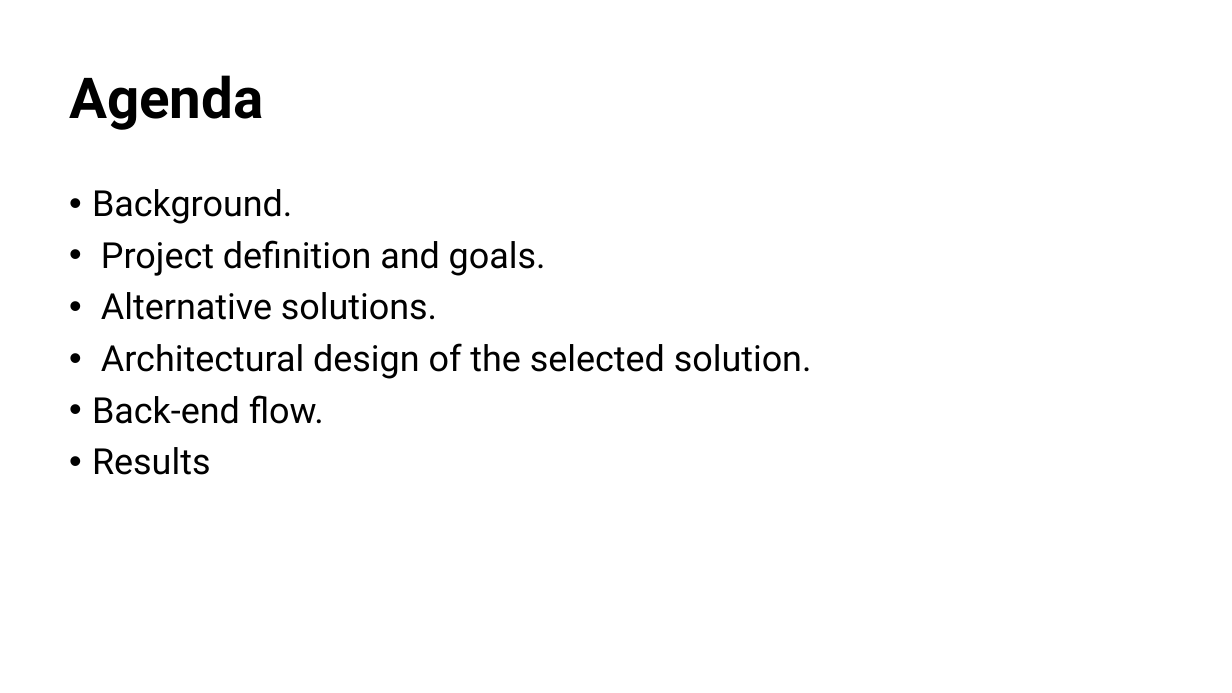
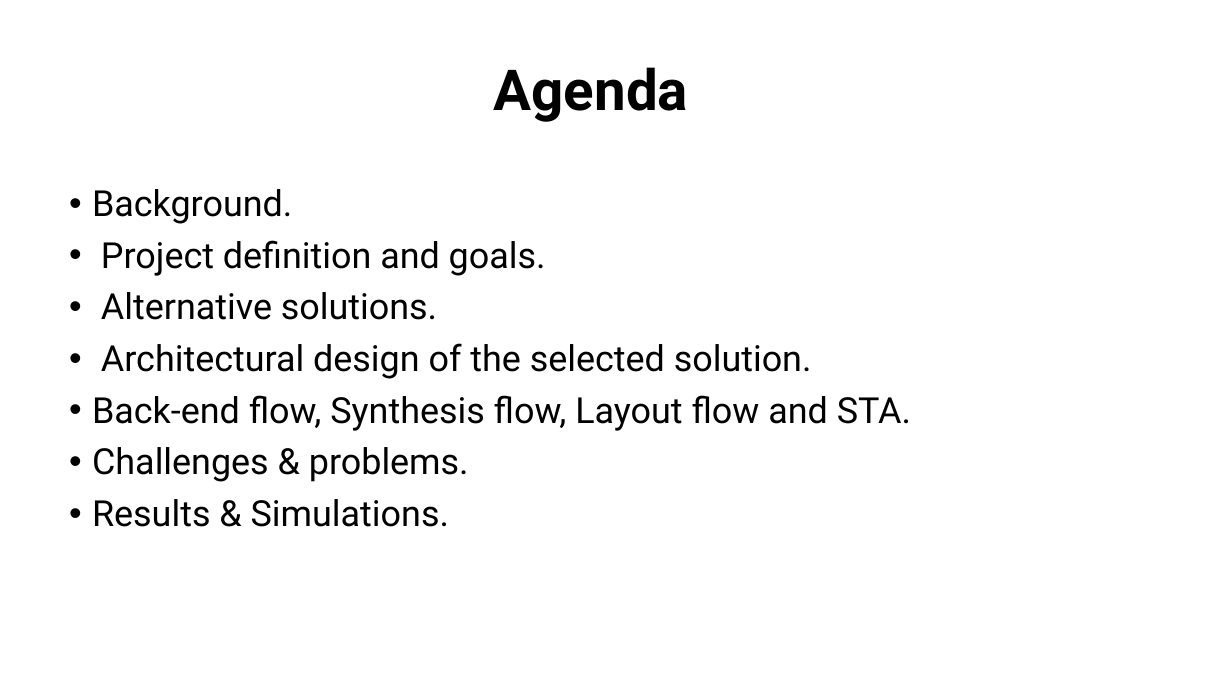
Before and after one commit to muhammad0bi/044169_project_B, a slide deck: slide 2 of Presintaions and Reports/Final presentaion VLSI project 7880.pptx. Drawn at 1232x693 pixels with LibreOffice and Linux fonts; fonts in the diff are those of the drawing. Boxes give left, top, right and bottom in pixels: in the first picture for what was removed or moved away, otherwise in the second. Text is boxed around its words. In the diff, an @@ line names an element or a change of style, - is before the commit and + after.

```diff
--- a/Presintaions and Reports/Final presentaion VLSI project 7880.pptx
+++ b/Presintaions and Reports/Final presentaion VLSI project 7880.pptx
@@ title "Agenda": place and size @@
-title "Agenda" at (69, 75, 263, 130)
+title "Agenda" at (494, 67, 688, 122)
@@ title "Agenda" at (494, 67, 688, 122): alignment left to centre @@
@@ text at (92, 395, 911, 527): text changed @@
-• Back-end flow.
-• Results
+• Back-end flow, Synthesis flow, Layout flow and STA.
+• Challenges & problems.
+• Results & Simulations.
```
Also in this commit, not shown: 23 other slides changed.
